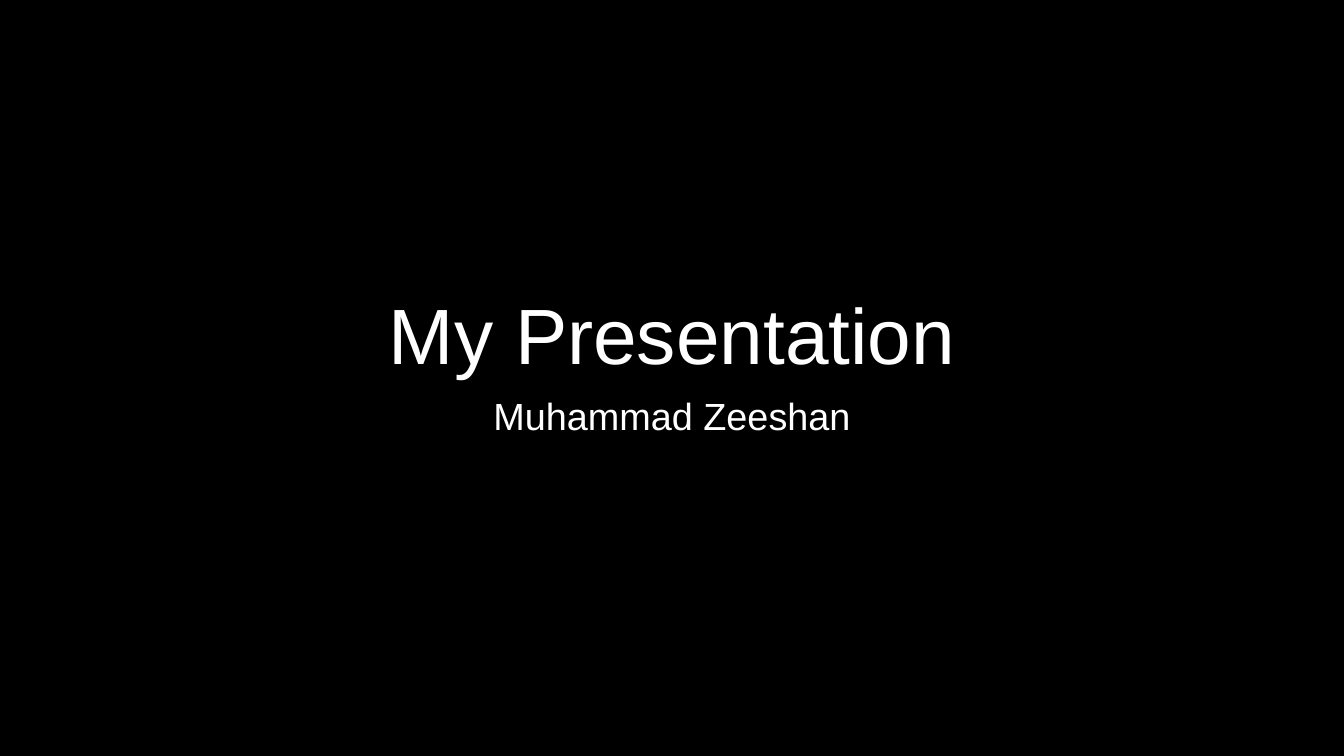
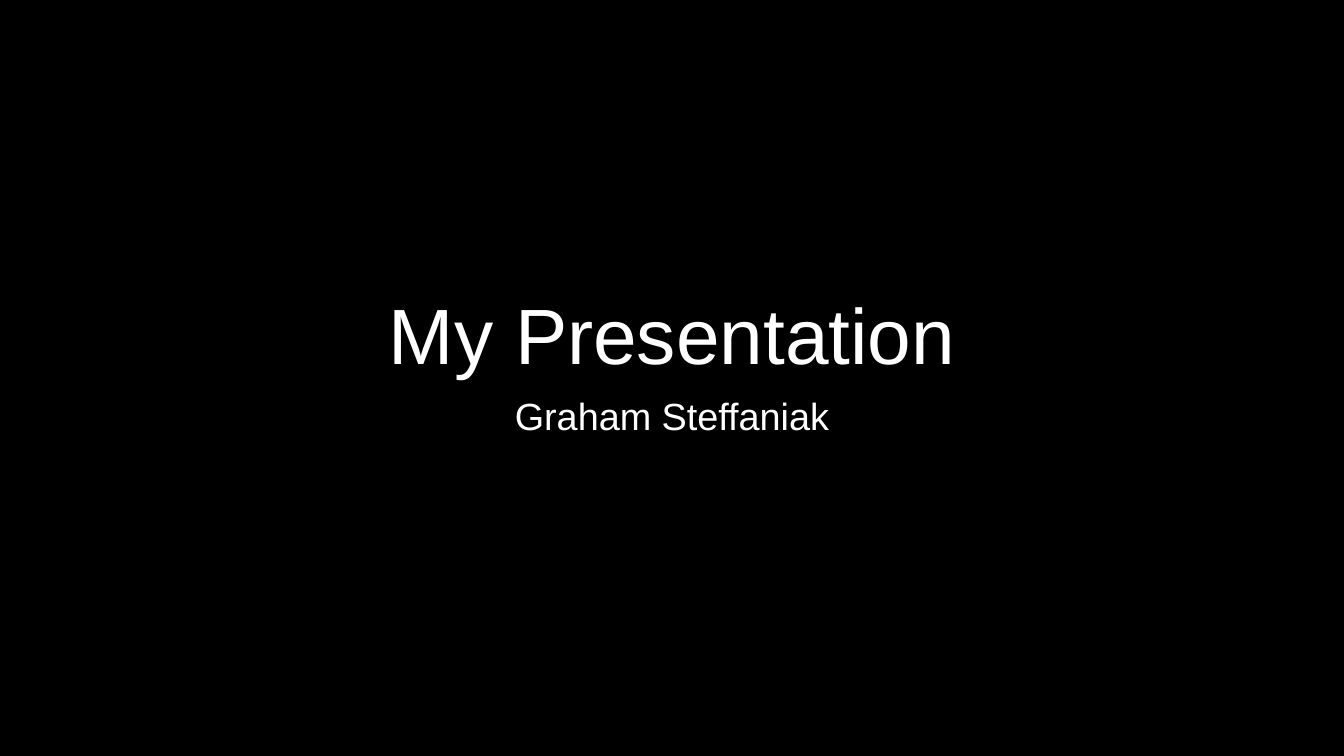
Before and after one commit to gtsteffaniak/go-office, a slide deck: slide 1 of sample-files/sample.pptx. Drawn at 1344x756 pixels with LibreOffice and Linux fonts; fonts in the diff are those of the drawing. Boxes give left, top, right and bottom in pixels: in the first picture for what was removed or moved away, otherwise in the second. Text is boxed around its words. In the diff, an @@ line names an element or a change of style, - is before the commit and + after.

```diff
--- a/sample-files/sample.pptx
+++ b/sample-files/sample.pptx
@@ subtitle at box(515, 402, 829, 431): text changed @@
-Muhammad Zeeshan
+Graham Steffaniak
```
Also in this commit, not shown: 10 other files.
